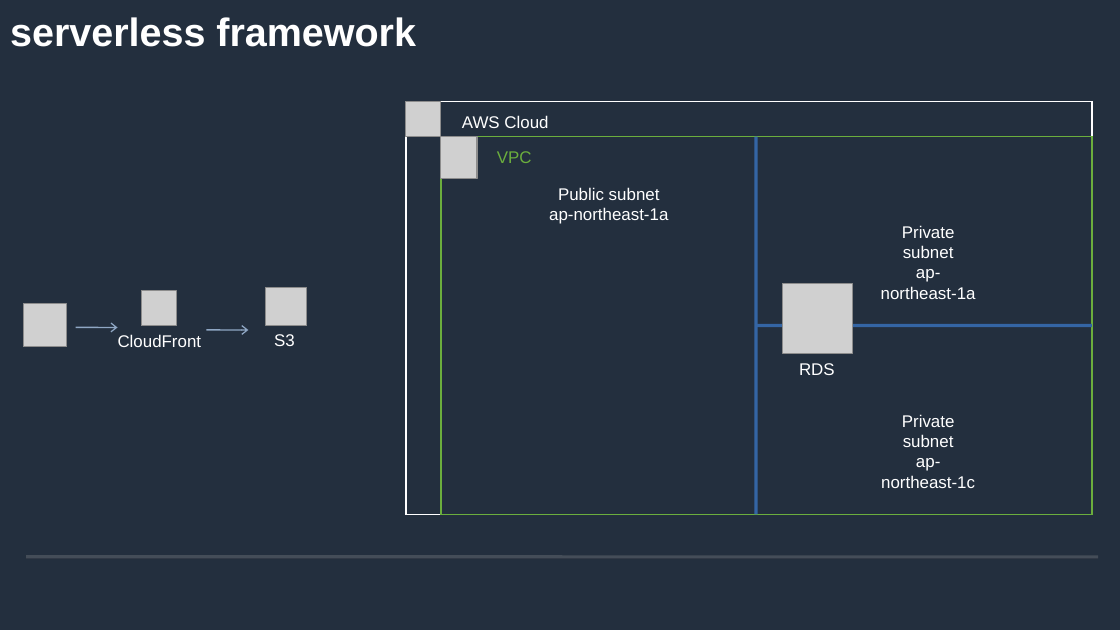
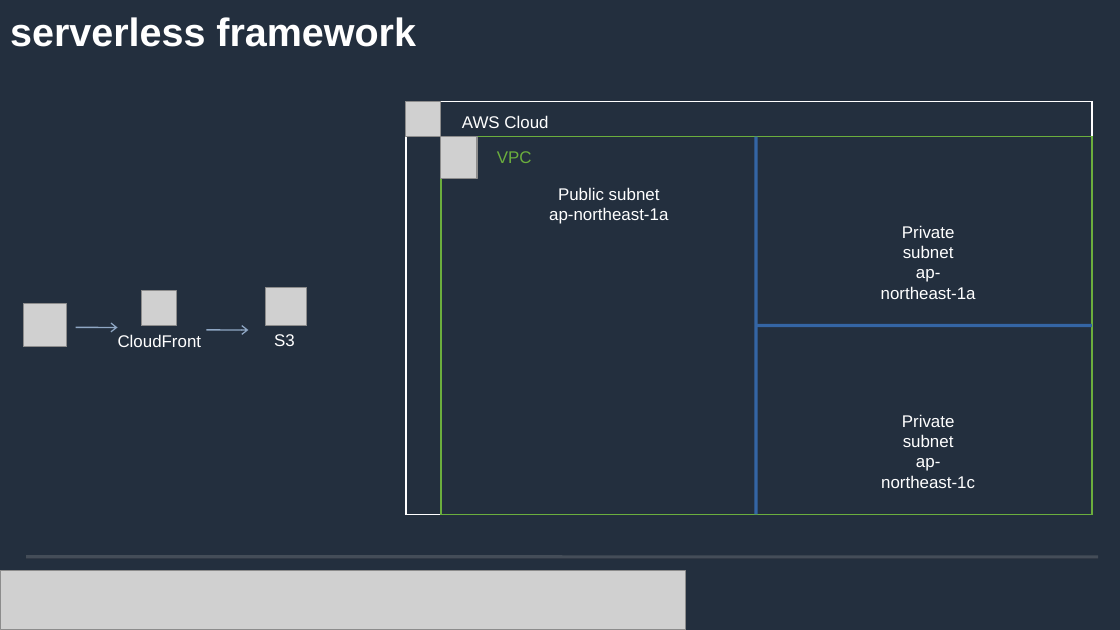
Before and after one commit to andygithub9/cfc104_2, a slide deck: slide 17 of 104.odp. Drawn at 1120x630 pixels with LibreOffice and Linux fonts; fonts in the diff are those of the drawing; grey boxes stand for pictures; background and template pictures are left out. Boxes give left, top, right and bottom in pixels: in the first picture for what was removed or moved away, otherwise in the second. Text is boxed around its words. In the diff, an @@ line names an element or a change of style, - is before the commit and + after.

```diff
--- a/104.odp
+++ b/104.odp
@@ text removed at bbox=[799, 363, 835, 375] @@
-RDS
@@ picture: place and size @@
-picture at bbox=[784, 284, 854, 354]
+picture at bbox=[0, 571, 686, 630]
```
Also in this commit, not shown: 26 other slides changed, 2 slides added, 1 slide removed, 2 other files.
